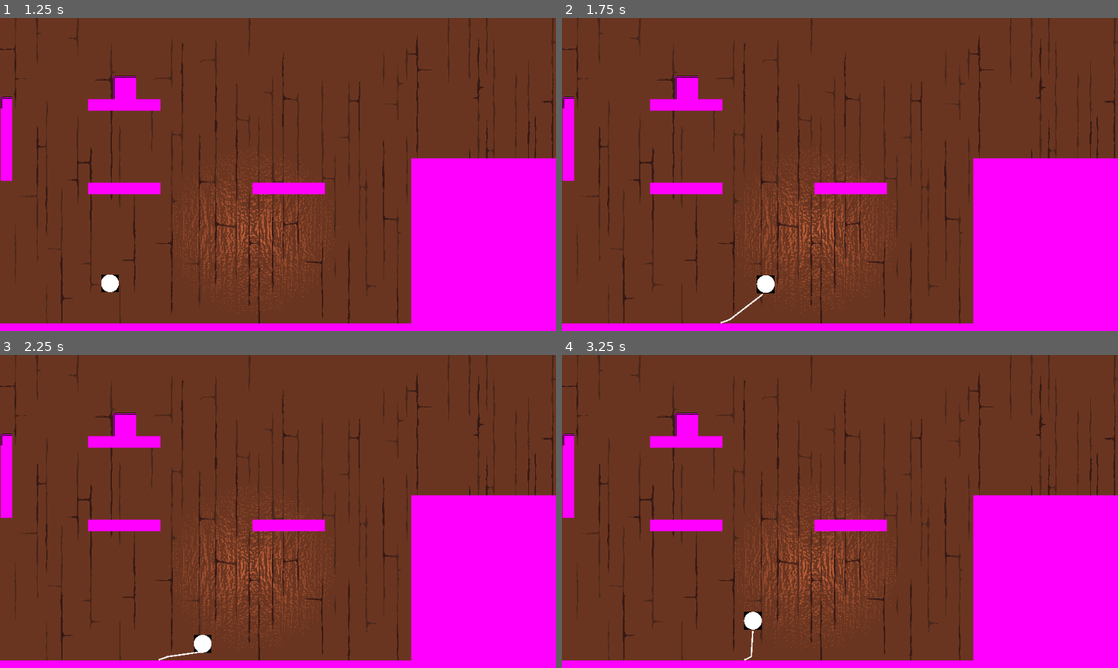
Above: before the commit, frames 1-4 (two rows, left to right).
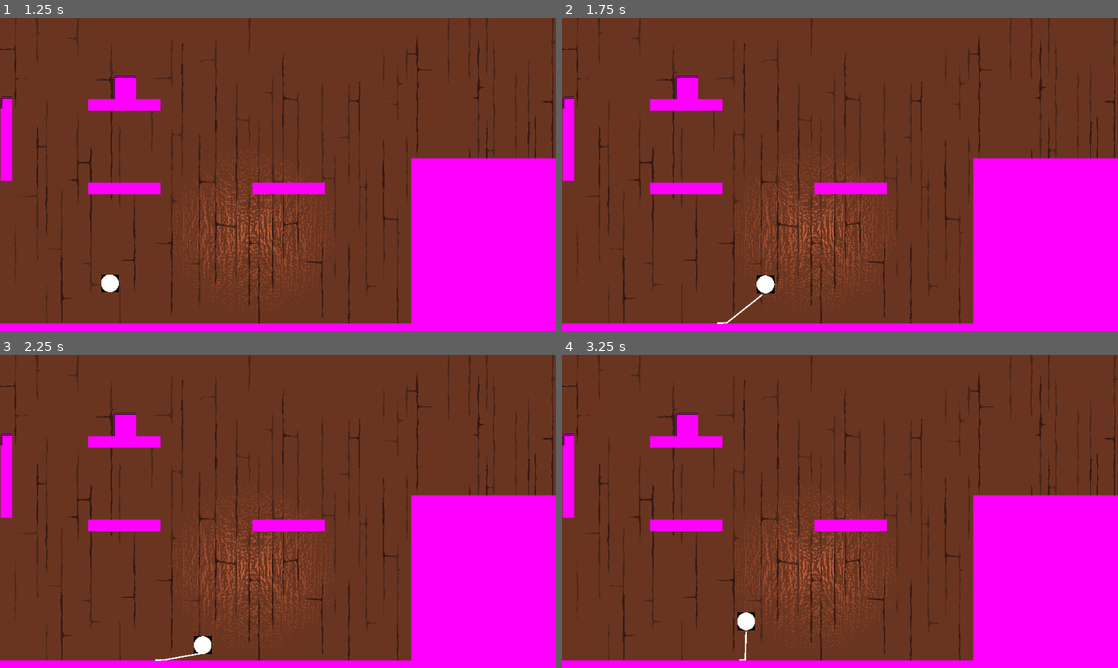
Above: after the commit, the same moments.

Repository: NAERNON/ggj-2026-mask
Game: Godot game, scene res://scenes/main.tscn
Two runs of this game, one before a commit and one after it. Both use one fixed random seed, a clock stepped at 60 frames per second and the inputs below.
Inputs:
- Up to frame 1 (1.25 s): tap Enter at 0.5 s; hold D (move_tape_right) from 0.53 s (still down); hold R (move_tape_reroll) from 0.53 s (still down); tap Space (move_tape_jump) at 0.77 s
- Up to frame 2 (1.75 s): release D (move_tape_right) at 1.28 s; release R (move_tape_reroll) at 1.28 s; hold S (move_tape_down) from 1.28 s (still down); tap G (tape_switch_grip) at 1.35 s; tap Space (move_tape_jump) at 1.52 s
- Up to frame 3 (2.25 s): release S (move_tape_down) at 2.03 s; hold D (move_tape_right) from 2.03 s (still down); hold R (move_tape_reroll) from 2.03 s (still down)
- Up to frame 4 (3.25 s): release D (move_tape_right) at 2.78 s; release R (move_tape_reroll) at 2.78 s; hold W (move_tape_up) from 2.78 s (still down); tap G (tape_switch_grip) at 2.85 s; tap Space (move_tape_jump) at 3.02 s

Frame 1 is identical in both runs. In frame 2, less than 0.1% of the frame differs, in the area x 27-39%, y 82-98%; in frame 3, 0.1%; in frame 4, 0.3%, in the area x 31-36%, y 82-98%.

Commit message:
Fix position point when leaving floor (jump)

Diff:
--- a/scenes/main.gd
+++ b/scenes/main.gd
@@ -76,6 +76,7 @@
 		return param_d
 
 func add_tape_point(pos : Vector2, index : int = -1) -> void :
+	print(pos)
 	_current_tape.add_point(pos, index)
 	_nb_current_tape_points += 1
 
@@ -137,7 +138,7 @@
 func _on_masking_tape_touch_or_leave_floor() -> void:
 	if _current_tape :
 		masking_tape.reroll_target = _current_tape.get_point_position(_nb_current_tape_points-1)
-		add_tape_point(masking_tape.contact_floor.global_position)
+		add_tape_point(masking_tape.contact_floor.global_position if masking_tape.is_on_floor() else masking_tape.last_floor_position)
 
 func _on_masking_tape_reroll() -> void:
 	if masking_tape.position.distance_to(masking_tape.reroll_target) < epsilon_tape :
--- a/scripts/masking_tape.gd
+++ b/scripts/masking_tape.gd
@@ -46,6 +46,8 @@
 
 var one_grip_point : bool
 
+var last_floor_position : Vector2
+
 func _ready() -> void :
 	_in_free_fall = not is_on_floor()
 	_is_rerolling = Input.is_action_just_pressed('move_tape_reroll')
@@ -58,11 +60,6 @@
 	if not _is_rerolling :
 		if not _grip_on_wall :
 			velocity.y += 980 * delta
-
-			if _in_free_fall and is_on_floor() :
-				_in_free_fall = false
-			elif not is_on_floor() and not _in_free_fall :
-				_in_free_fall = true
 
 			if is_on_wall() and is_gripping :
 				if not _grip_on_wall :
@@ -78,7 +75,16 @@
 			contact_floor.position.y = abs(contact_floor.position.x)
 			contact_floor.position.x = 0
 
+		if is_on_floor() :
+			last_floor_position = contact_floor.global_position
+
 		move_and_slide()
+
+		if _in_free_fall and is_on_floor() :
+			_in_free_fall = false
+		elif not is_on_floor() and not _in_free_fall :
+			_in_free_fall = true
+
 		for collision_id : int in range(get_slide_collision_count()) :
 			var collision : KinematicCollision2D = get_slide_collision(collision_id)
 			if collision.get_collider() is RigidBody2D :
